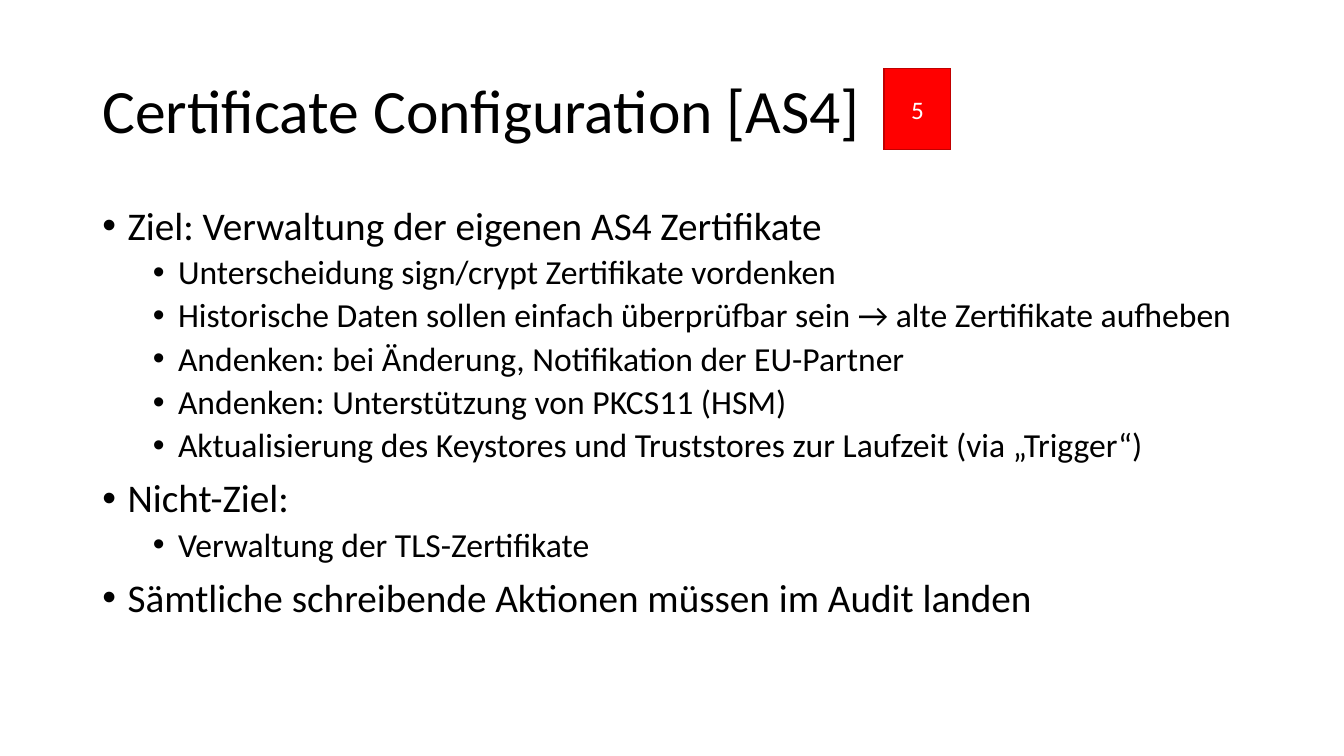
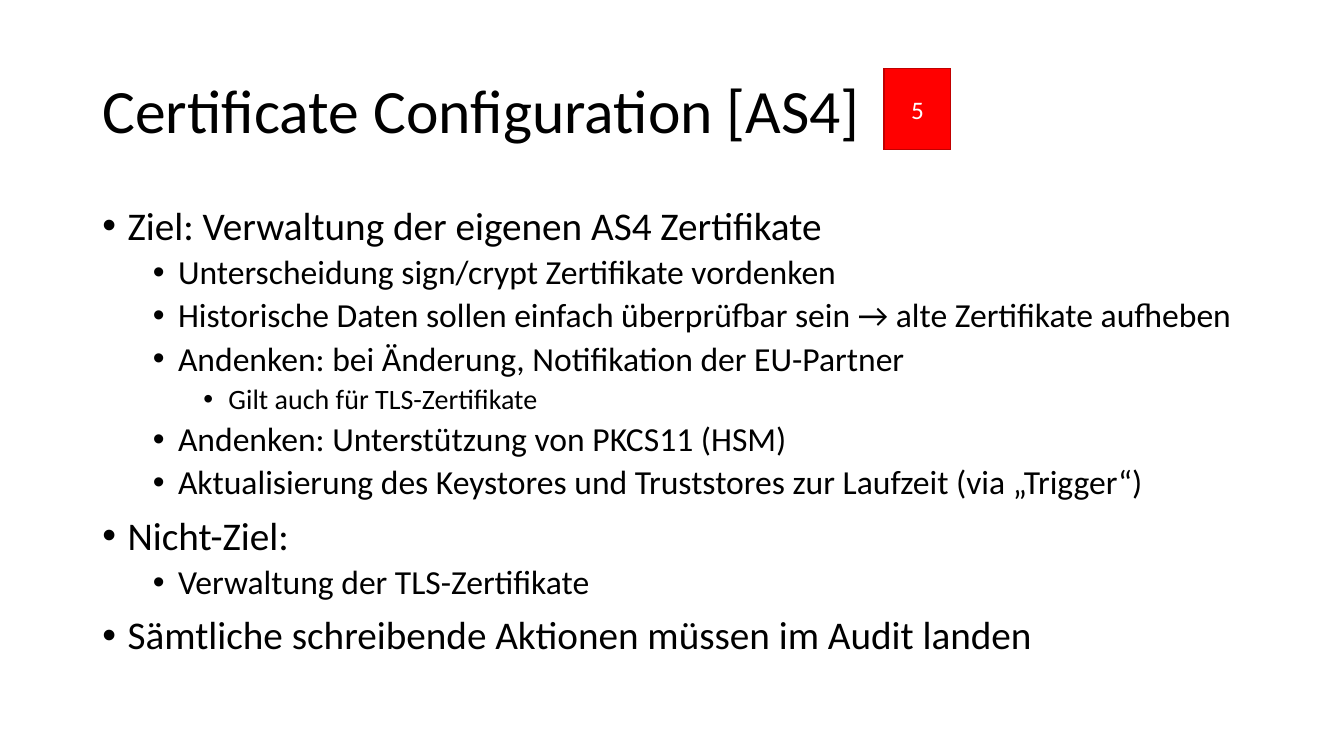
Before and after one commit to Governikus/SDG-shared-commons, a slide deck: slide 10 of docs/SDG Connector Implementation.pptx (slide 8 before the commit). Drawn at 1344x756 pixels with LibreOffice and Linux fonts; fonts in the diff are those of the drawing. Boxes give left, top, right and bottom in pixels: in the first picture for what was removed or moved away, otherwise in the second. Text is boxed around its words. In the diff, an @@ line names an element or a change of style, - is before the commit and + after.

```diff
--- a/docs/SDG Connector Implementation.pptx
+++ b/docs/SDG Connector Implementation.pptx
@@ text at bbox=[228, 389, 537, 410]: paragraph added @@
+    • Gilt auch für TLS-Zertifikate
```
Also in this commit, not shown: 2 other slides changed, 4 slides added.
